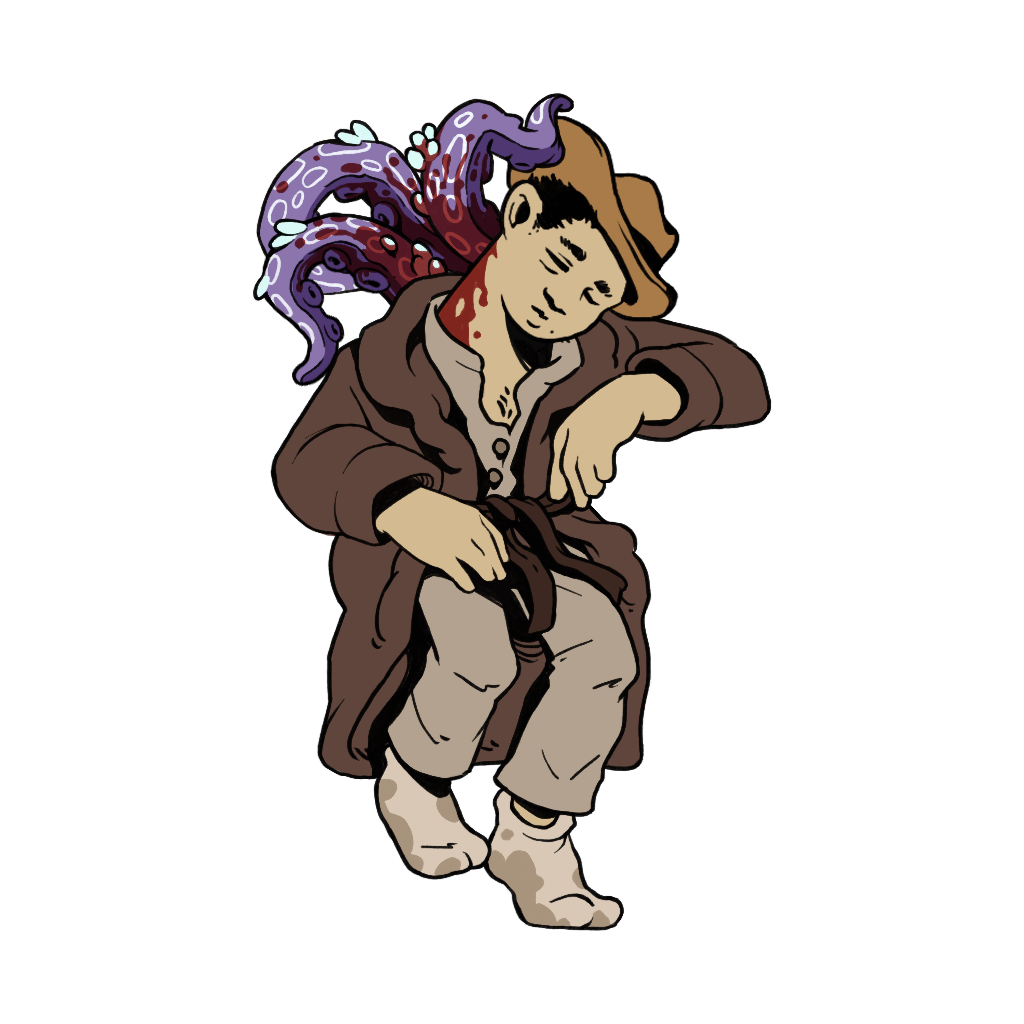
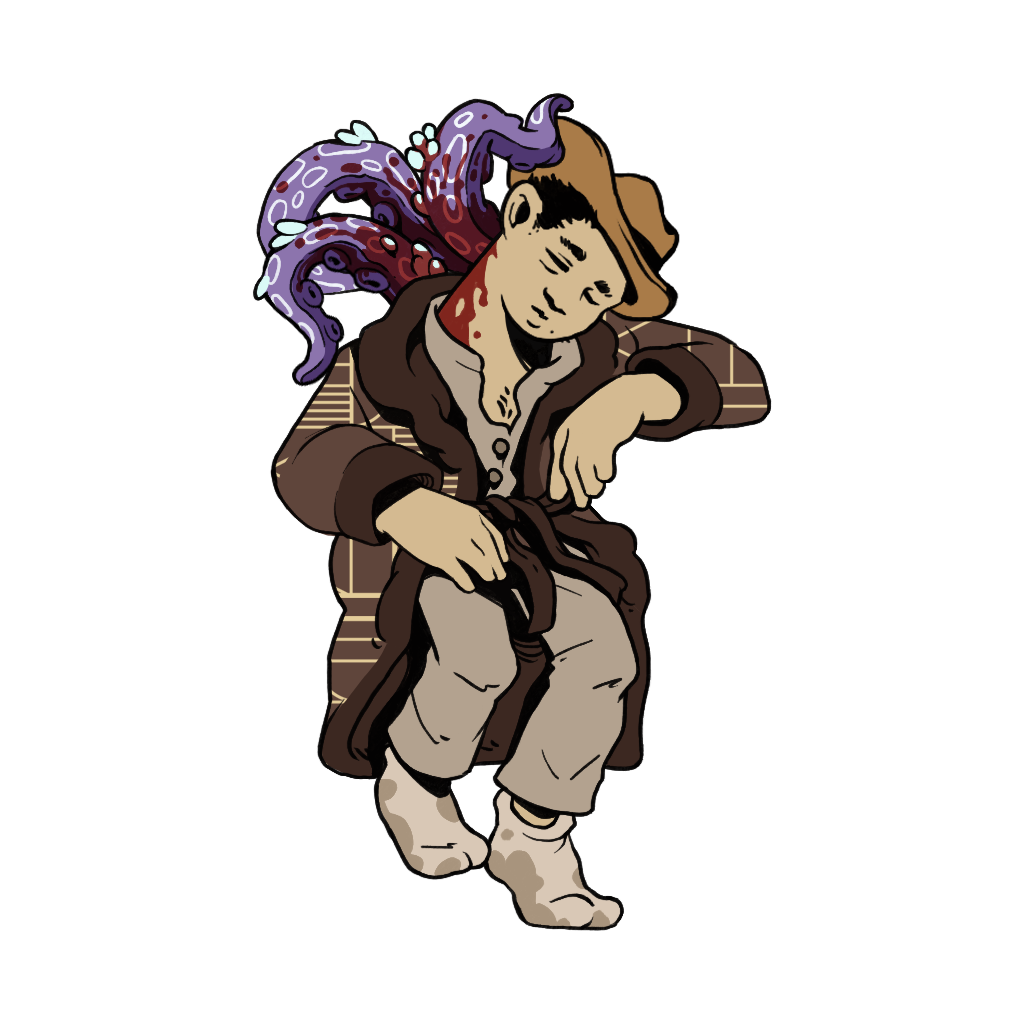
Two versions of the same layered image (1024x1024). Layer-by-layer changes:
added layer "Layer 30" in group "hand" over [274, 422, 509, 595]
added layer "Layer 29" in group "hand" over [374, 477, 561, 624]
added layer "Layer 28" in group "hand" over [335, 442, 476, 555]
painted on "Layer 27" over [274, 422, 509, 595]
moved "Layer 26" into group "body", painted on it over [274, 276, 770, 828]
painted on "ribbon" over [321, 275, 721, 786]
renamed "body" to "Layer 573 copy", blend normal → screen, moved it above "Layer 25", painted on it over [274, 276, 770, 828]
"Layer 25": blend normal → screen, moved it into group "body", painted on it over [274, 275, 770, 598]
painted on "robe" over [632, 540, 637, 557]
moved "Layer 24" into group "neck", painted on it over [421, 275, 560, 620]
"Layer 23": blend normal → multiply, painted on it over [424, 275, 463, 378]
"Layer 22": blend multiply → normal, painted on it over [418, 275, 545, 399]
"Layer 21": blend normal → multiply, moved it into group "tentacle1", painted on it over [411, 275, 598, 399]
"Layer 20": blend multiply → normal, painted on it over [397, 275, 463, 301]
painted on "Layer 19" over [428, 275, 463, 279]
painted on "Layer 18" over [428, 275, 463, 279]
painted on "Layer 17" over [433, 275, 463, 278]
moved "Layer 16" into group "hat", painted on it over [405, 275, 607, 319]
moved "Layer 15" into group "collar", painted on it over [413, 275, 734, 370]
painted on "Layer 14" over [413, 275, 739, 394]
painted on "Layer 13" over [400, 275, 617, 394]
added layer "Layer 573 copy 2" (screen) in group "collar" over [274, 275, 770, 598]
